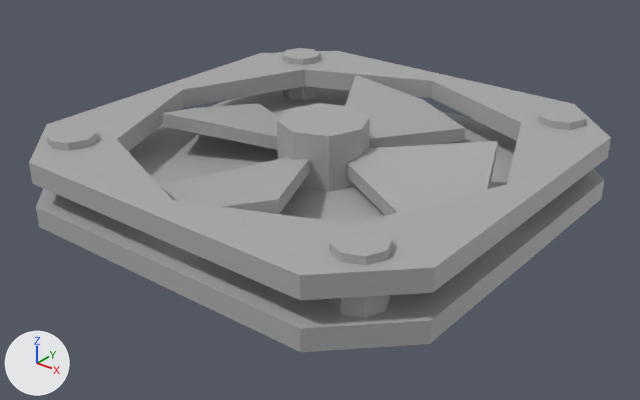
Two versions of the FBX model Project_101_BiliBili/asset/fbx/screw/ST_screw.fbx, one commit apart.
Before and after are seen from a 50 mm lens placed at (0.0297, -0.0375, 0.0285), pointed at (0.0005, -0.001, 0.0059). Arrows for +X, +Y and +Z are at lower left; the lights stay in place. The picture after the commit comes second. Where no turn or scale is listed for an object, it has been applied to the vertices.

The scene before the commit, as lines of its bpy script (objects in view):
```python
ob_pcube10 = bpy.data.objects.new('pCube10', me_mesh)
ob_pcube10.location = (0.0, 0.0, 0.00657)
ob_pcube11 = bpy.data.objects.new('pCube11', me_mesh_007)
ob_pcube11.location = (0.0, 0.0, 0.00837)
ob_pcube12 = bpy.data.objects.new('pCube12', me_mesh_006)
ob_pcube12.location = (0.0, 0.0, 0.00837)
ob_pcube13 = bpy.data.objects.new('pCube13', me_mesh_009)
ob_pcube13.location = (0.0, 0.0, 0.00837)
ob_pcube14 = bpy.data.objects.new('pCube14', me_mesh_008)
ob_pcube14.location = (0.0, 0.0, 0.00837)
ob_pcylinder1 = bpy.data.objects.new('pCylinder1', me_mesh_010)
ob_pcylinder1.location = (0.0, 0.0, 0.00862)
ob_pcylinder3 = bpy.data.objects.new('pCylinder3', me_mesh_003)
ob_pcylinder3.location = (0.01, 0.01, 0.00862)
ob_pcylinder3.rotation_euler = (1.571, 0.0, 0.0)  # degrees (90, 0, 0)
ob_pcylinder3.scale = (0.01, 0.01, 0.01)
ob_pcylinder4 = bpy.data.objects.new('pCylinder4', me_mesh_004)
ob_pcylinder4.location = (0.01, -0.01, 0.00862)
ob_pcylinder5 = bpy.data.objects.new('pCylinder5', me_mesh_005)
ob_pcylinder5.location = (-0.01, -0.01, 0.00862)
ob_pcylinder5.rotation_euler = (1.571, 0.0, 0.0)  # degrees (90, 0, 0)
ob_pcylinder5.scale = (0.01, 0.01, 0.01)
# also in view: 'polySurface1' at (0.0, 0.0, 0.0092); 'pCylinder2' at (-0.01, 0.01, 0.0085)
```
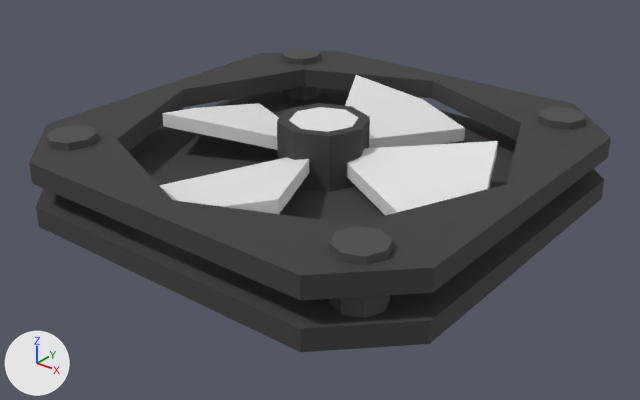
Location of each change, [x1, y1, x2, y2] in pixels of the pictures (640 x 400 px):
'pCylinder5', recoloured (darker)
    both: [46, 125, 98, 150]
'pCylinder2', recoloured (darker)
    both: [282, 48, 320, 100]
'pCylinder3', recoloured (darker)
    both: [538, 106, 585, 130]
part 1 of me_mesh_008, recoloured (grey to white)
    both: [163, 103, 279, 150]
part 2 of me_mesh_007, recoloured (grey to white)
    both: [159, 157, 309, 214]
part 3 of me_mesh_010, recoloured
    both: [277, 103, 370, 192]
part 4 of me_mesh_004, recoloured (darker)
    both: [329, 226, 393, 318]
part 5 of me_mesh, recoloured (grey to black)
    both: [36, 88, 604, 352]
part 6 of me_mesh_009, recoloured (grey to white)
    both: [345, 75, 465, 148]
part 7 of me_mesh_001, recoloured (darker)
    both: [29, 51, 611, 300]
part 8 of me_mesh_006, recoloured (grey to white)
    both: [347, 141, 498, 215]

The change, as a diff of the scene's bpy script:
```diff
--- a/Project_101_BiliBili/asset/fbx/screw/ST_screw.fbx.py
+++ b/Project_101_BiliBili/asset/fbx/screw/ST_screw.fbx.py
@@ me_mesh_009 @@
-me_mesh_009.from_pydata(...)  # 8 vertices, 12 faces; spans x -0.00428..0.00428, y 0.00075..0.01062, z -0.00091..0.0017
+me_mesh_009.from_pydata(...)  # 8 vertices, 10 faces; spans x -0.00428..0.00428, y 0.00075..0.01062, z -0.00091..0.0017
+# me_mesh_009 part 6: 10 faces spanning x -0.00428..0.00428, y 0.00075..0.01062, z -0.00091..0.0017 switch from mat_standardsurface2 (grey #aaaaaa) to mat_screw_m (picture img_screw_uv_png)
+# edits to the shape of me_mesh_009 do not show in these pictures
@@ me_mesh_008 @@
-me_mesh_008.from_pydata(...)  # 8 vertices, 12 faces; spans x -0.01062..-0.00075, y -0.00428..0.00428, z -0.00091..0.0017
+me_mesh_008.from_pydata(...)  # 8 vertices, 10 faces; spans x -0.01062..-0.00075, y -0.00428..0.00428, z -0.00091..0.0017
+# me_mesh_008 part 1: 10 faces spanning x -0.01062..-0.00075, y -0.00428..0.00428, z -0.00091..0.0017 switch from mat_standardsurface2 (grey #aaaaaa) to mat_screw_m (picture img_screw_uv_png)
+# edits to the shape of me_mesh_008 do not show in these pictures
@@ me_mesh_002 @@
 me_mesh_002.from_pydata(...)  # 18 vertices, 32 faces; spans x -0.00139..0.00139, y -0.00139..0.00139, z -0.00192..0.00162
-me_mesh_002.materials.append(mat_standardsurface2)  # grey #aaaaaa
+me_mesh_002.materials.append(mat_screw_m)  # picture img_screw_uv_png
@@ me_mesh_006 @@
-me_mesh_006.from_pydata(...)  # 8 vertices, 12 faces; spans x 0.00075..0.01062, y -0.00428..0.00428, z -0.00091..0.0017
+me_mesh_006.from_pydata(...)  # 8 vertices, 10 faces; spans x 0.00075..0.01062, y -0.00428..0.00428, z -0.00091..0.0017
+# me_mesh_006 part 8: 10 faces spanning x 0.00075..0.01062, y -0.00428..0.00428, z -0.00091..0.0017 switch from mat_standardsurface2 (grey #aaaaaa) to mat_screw_m (picture img_screw_uv_png)
+# edits to the shape of me_mesh_006 do not show in these pictures
@@ me_mesh_010 @@
-me_mesh_010.from_pydata(...)  # 18 vertices, 32 faces; spans x -0.00268..0.00268, y -0.00268..0.00268, z -0.00192..0.00192
+me_mesh_010.from_pydata(...)  # 17 vertices, 24 faces; spans x -0.00268..0.00268, y -0.00268..0.00268, z -0.00192..0.00192
+# me_mesh_010 part 3: 24 faces spanning x -0.00268..0.00268, y -0.00268..0.00268, z -0.00192..0.00192 switch from mat_standardsurface2 (grey #aaaaaa) to mat_screw_m (picture img_screw_uv_png)
+# edits to the shape of me_mesh_010 do not show in these pictures
@@ me_mesh @@
-me_mesh.from_pydata(...)  # 16 vertices, 28 faces; spans x -0.0133..0.0133, y -0.0133..0.0133, z -0.0006..0.0006
+me_mesh.from_pydata(...)  # 16 vertices, 22 faces; spans x -0.0133..0.0133, y -0.0133..0.0133, z -0.0006..0.0006
+# me_mesh part 5: 22 faces spanning x -0.0133..0.0133, y -0.0133..0.0133, z -0.0006..0.0006 switch from mat_standardsurface2 (grey #aaaaaa) to mat_screw_m (picture img_screw_uv_png)
+# edits to the shape of me_mesh do not show in these pictures
@@ me_mesh_004 @@
-me_mesh_004.from_pydata(...)  # 18 vertices, 32 faces; spans x -0.00139..0.00139, y -0.00139..0.00139, z -0.00192..0.00162
+me_mesh_004.from_pydata(...)  # 17 vertices, 24 faces; spans x -0.00139..0.00139, y -0.00139..0.00139, z -0.00192..0.00162
+# me_mesh_004 part 4: 24 faces spanning x -0.00139..0.00139, y -0.00139..0.00139, z -0.00192..0.00162 switch from mat_standardsurface2 (grey #aaaaaa) to mat_screw_m (picture img_screw_uv_png)
+# edits to the shape of me_mesh_004 do not show in these pictures
@@ me_mesh_001 @@
-me_mesh_001.from_pydata(...)  # 32 vertices, 64 faces; spans x -0.0133..0.0133, y -0.0133..0.0133, z -0.0006..0.0006
+me_mesh_001.from_pydata(...)  # 32 vertices, 48 faces; spans x -0.0133..0.0133, y -0.0133..0.0133, z -0.0006..0.0006
+# me_mesh_001 part 7: 48 faces spanning x -0.0133..0.0133, y -0.0133..0.0133, z -0.0006..0.0006 switch from mat_standardsurface2 (grey #aaaaaa) to mat_screw_m (picture img_screw_uv_png)
+# edits to the shape of me_mesh_001 do not show in these pictures
@@ me_mesh_007 @@
-me_mesh_007.from_pydata(...)  # 8 vertices, 12 faces; spans x -0.00428..0.00428, y -0.01062..-0.00075, z -0.00091..0.0017
+me_mesh_007.from_pydata(...)  # 8 vertices, 10 faces; spans x -0.00428..0.00428, y -0.01062..-0.00075, z -0.00091..0.0017
+# me_mesh_007 part 2: 10 faces spanning x -0.00428..0.00428, y -0.01062..-0.00075, z -0.00091..0.0017 switch from mat_standardsurface2 (grey #aaaaaa) to mat_screw_m (picture img_screw_uv_png)
+# edits to the shape of me_mesh_007 do not show in these pictures
@@ me_mesh_001_1 @@
+me_mesh_001_1.from_pydata(...)  # an 8-sided cylinder along y spanning x -0.139..0.139, y -0.192..0.162, z -0.139..0.139
+me_mesh_001_1.materials.append(mat_screw_m)  # picture img_screw_uv_png
@@ ob_pcylinder3 @@
-ob_pcylinder3 = bpy.data.objects.new('pCylinder3', me_mesh_003)
+ob_pcylinder3 = bpy.data.objects.new('pCylinder3', me_mesh_001_1)
 ob_pcylinder3.location = (0.01, 0.01, 0.00862)
```
